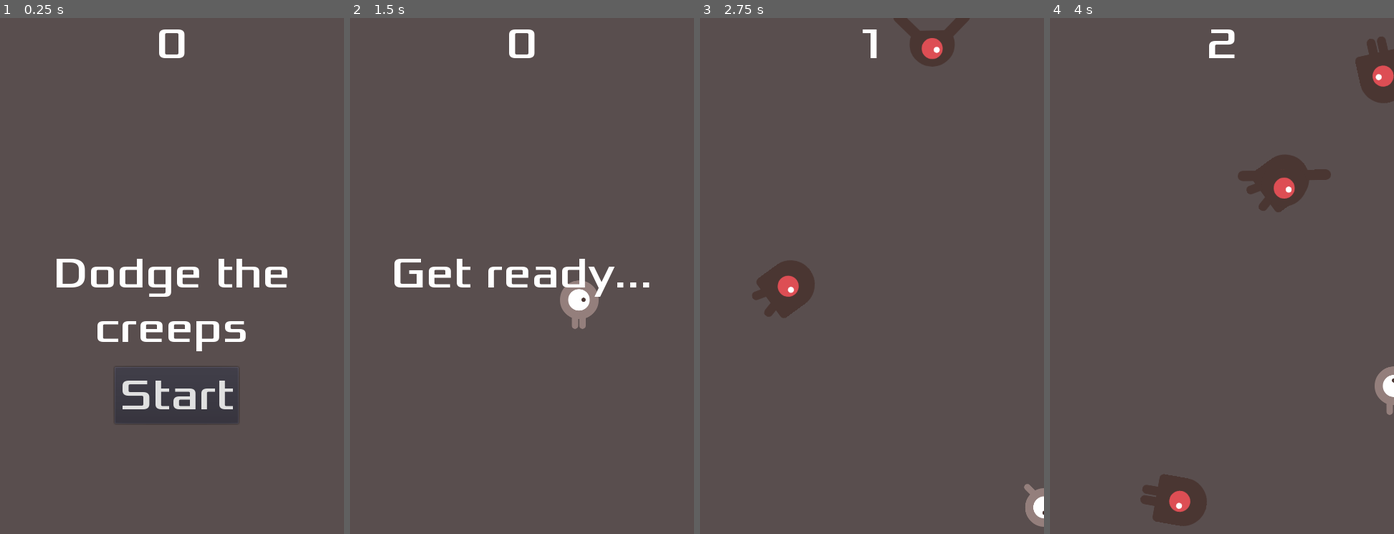
Above: before the commit, frames 1-4 (left to right).
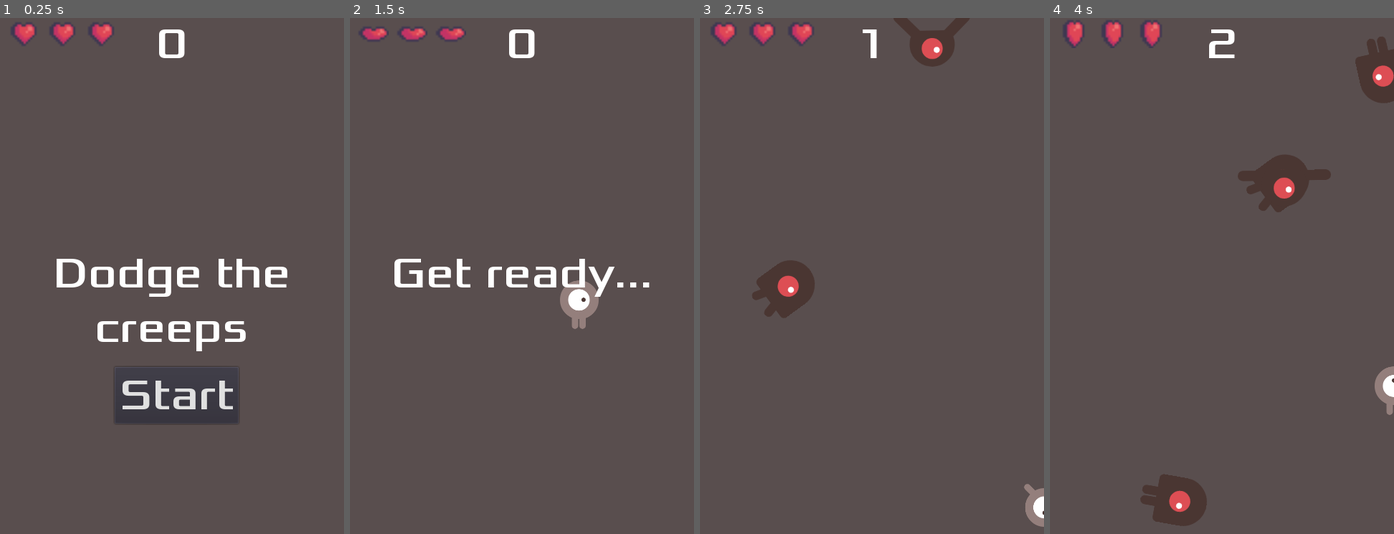
Above: after the commit, the same moments.

Repository: Millenium47/2d-dodge-the-creeps
Game: Godot game, scene res://Main.tscn
Same seed, same stepped clock (60 frames per second), same inputs: the game is played once before the commit and once after it.
Inputs:
- Up to frame 1 (0.25 s): no input
- Up to frame 2 (1.5 s): click "Start" at 0.5 s; hold Right (move_right) from 1.28 s (still down)
- Up to frame 3 (2.75 s): release Right (move_right) at 2.03 s; hold Down (move_down) from 2.03 s (still down)
- Up to frame 4 (4 s): release Down (move_down) at 2.78 s; hold Right (move_right) 2.78-3.53 s; hold Up (move_up) from 3.53 s (still down)

The runs differ from the first frame. In frame 1, 0.6% of the frame differs, in the area x 3-33%, y 0-6%; in frame 2, 0.4%; in frame 3, 0.6%; in frame 4, 0.6%.

Commit message:
Added animated hearts on top of screen

Diff:
--- a/Main.gd
+++ b/Main.gd
@@ -2,14 +2,17 @@
 
 export (PackedScene) var enemy_scene
 
-var score = 0
+var score: = 0
+var life: = 3
 
 func _ready():
 	randomize()
 
 func new_game():
 	score = 0
+	life = 3
 	$HUD.update_score(score)
+	$HUD.update_health(life)
 
 	get_tree().call_group("enemies", "queue_free")
 	$Player.start($PlayerStartPosition.position)
--- a/Main.tscn
+++ b/Main.tscn
@@ -3,7 +3,7 @@
 [ext_resource path="res://Main.gd" type="Script" id=1]
 [ext_resource path="res://actors/Enemy.tscn" type="PackedScene" id=2]
 [ext_resource path="res://actors/Player.tscn" type="PackedScene" id=3]
-[ext_resource path="res://HUD.tscn" type="PackedScene" id=4]
+[ext_resource path="res://UI/HUD.tscn" type="PackedScene" id=4]
 [ext_resource path="res://art/house-in-a-forest-loop.ogg" type="AudioStream" id=5]
 [ext_resource path="res://art/game-over.wav" type="AudioStream" id=6]
 
@@ -52,6 +52,7 @@
 stream = ExtResource( 6 )
 
 [connection signal="timeout" from="EnemyTimer" to="." method="_on_EnemyTimer_timeout"]
+[connection signal="body_entered" from="Player" to="." method="_on_Player_body_entered"]
 [connection signal="hit" from="Player" to="." method="game_over"]
 [connection signal="start_game" from="HUD" to="." method="new_game"]
 [connection signal="timeout" from="ScoreTimer" to="." method="_on_ScoreTimer_timeout"]
--- a/HUD.gd
+++ b/UI/HUD.gd
@@ -4,6 +4,9 @@
 
 func update_score(score):
 	$ScoreLabel.text = str(score)
+
+func update_health(value):
+	$LifeBar.update_health(value)
 
 func show_message(text):
 	$MessageLabel.text = text
--- a/HUD.tscn
+++ b/UI/HUD.tscn
@@ -1,20 +1,20 @@
-[gd_scene load_steps=4 format=2]
+[gd_scene load_steps=5 format=2]
 
-[ext_resource path="res://fonts/xolonium-regular.ttf" type="DynamicFontData" id=1]
-[ext_resource path="res://HUD.gd" type="Script" id=2]
+[ext_resource path="res://UI/HUD.gd" type="Script" id=1]
+[ext_resource path="res://fonts/xolonium-regular.ttf" type="DynamicFontData" id=2]
+[ext_resource path="res://UI/Lives.tscn" type="PackedScene" id=3]
 
 [sub_resource type="DynamicFont" id=1]
 size = 60
-font_data = ExtResource( 1 )
+font_data = ExtResource( 2 )
 
 [node name="HUD" type="CanvasLayer"]
-script = ExtResource( 2 )
+script = ExtResource( 1 )
 
 [node name="ScoreLabel" type="Label" parent="."]
-anchor_left = 0.5
-anchor_right = 0.5
-margin_left = -240.0
-margin_right = 240.0
+anchor_left = 1.0
+anchor_right = 1.0
+margin_left = -480.0
 margin_bottom = 73.0
 custom_fonts/font = SubResource( 1 )
 text = "0"
@@ -59,5 +59,11 @@
 wait_time = 2.0
 one_shot = true
 
+[node name="LifeBar" parent="." instance=ExtResource( 3 )]
+margin_left = 0.0
+margin_top = 0.0
+margin_right = 64.0
+margin_bottom = 14.0
+
 [connection signal="pressed" from="Button" to="." method="_on_Button_pressed"]
 [connection signal="timeout" from="MessageTimer" to="." method="_on_MessageTimer_timeout"]
--- /dev/null
+++ b/UI/Hearth.tres
@@ -0,0 +1,29 @@
+[gd_resource type="AnimatedTexture" load_steps=9 format=2]
+
+[ext_resource path="res://art/hearths/tile001.png" type="Texture" id=1]
+[ext_resource path="res://art/hearths/tile002.png" type="Texture" id=2]
+[ext_resource path="res://art/hearths/tile003.png" type="Texture" id=3]
+[ext_resource path="res://art/hearths/tile004.png" type="Texture" id=4]
+[ext_resource path="res://art/hearths/tile000.png" type="Texture" id=5]
+[ext_resource path="res://art/hearths/tile005.png" type="Texture" id=6]
+[ext_resource path="res://art/hearths/tile006.png" type="Texture" id=7]
+[ext_resource path="res://art/hearths/tile007.png" type="Texture" id=8]
+
+[resource]
+flags = 4
+frames = 8
+frame_0/texture = ExtResource( 5 )
+frame_1/texture = ExtResource( 1 )
+frame_1/delay_sec = 0.0
+frame_2/texture = ExtResource( 2 )
+frame_2/delay_sec = 0.0
+frame_3/texture = ExtResource( 3 )
+frame_3/delay_sec = 0.0
+frame_4/texture = ExtResource( 4 )
+frame_4/delay_sec = 0.0
+frame_5/texture = ExtResource( 6 )
+frame_5/delay_sec = 0.0
+frame_6/texture = ExtResource( 7 )
+frame_6/delay_sec = 0.0
+frame_7/texture = ExtResource( 8 )
+frame_7/delay_sec = 0.0
--- /dev/null
+++ b/UI/Lives.gd
@@ -0,0 +1,5 @@
+extends HBoxContainer
+
+func update_health(value):
+	for i in get_child_count():
+		get_child(i).visible = value > i
--- /dev/null
+++ b/UI/Lives.tscn
@@ -0,0 +1,36 @@
+[gd_scene load_steps=3 format=2]
+
+[ext_resource path="res://UI/Lives.gd" type="Script" id=1]
+[ext_resource path="res://UI/Hearth.tres" type="Texture" id=2]
+
+[node name="LifeBar" type="HBoxContainer"]
+margin_left = 20.0
+margin_top = 20.0
+margin_right = 84.0
+margin_bottom = 34.0
+rect_scale = Vector2( 3, 3 )
+custom_constants/separation = 0
+script = ExtResource( 1 )
+__meta__ = {
+"_edit_use_anchors_": false
+}
+
+[node name="life1" type="TextureRect" parent="."]
+margin_right = 18.0
+margin_bottom = 14.0
+texture = ExtResource( 2 )
+stretch_mode = 3
+
+[node name="life2" type="TextureRect" parent="."]
+margin_left = 18.0
+margin_right = 36.0
+margin_bottom = 14.0
+texture = ExtResource( 2 )
+stretch_mode = 3
+
+[node name="life3" type="TextureRect" parent="."]
+margin_left = 36.0
+margin_right = 54.0
+margin_bottom = 14.0
+texture = ExtResource( 2 )
+stretch_mode = 3
--- a/actors/Player.gd
+++ b/actors/Player.gd
@@ -3,6 +3,7 @@
 export var speed = 400.0 #pixels per second
 
 signal hit
+signal death
 
 var screen_size = Vector2.ZERO
 
Binary file added: art/Big Heart Idle (18x14).png
Not shown, added: art/Big Heart Idle (18x14).png.import
Binary file added: art/Live Bar.png
Not shown, added: art/Live Bar.png.import
Binary file added: art/hearths/tile000.png
Not shown, added: art/hearths/tile000.png.import
Binary file added: art/hearths/tile001.png
Not shown, added: art/hearths/tile001.png.import
Binary file added: art/hearths/tile002.png
Not shown, added: art/hearths/tile002.png.import
Binary file added: art/hearths/tile003.png
Not shown, added: art/hearths/tile003.png.import
(and 8 more such lines)
